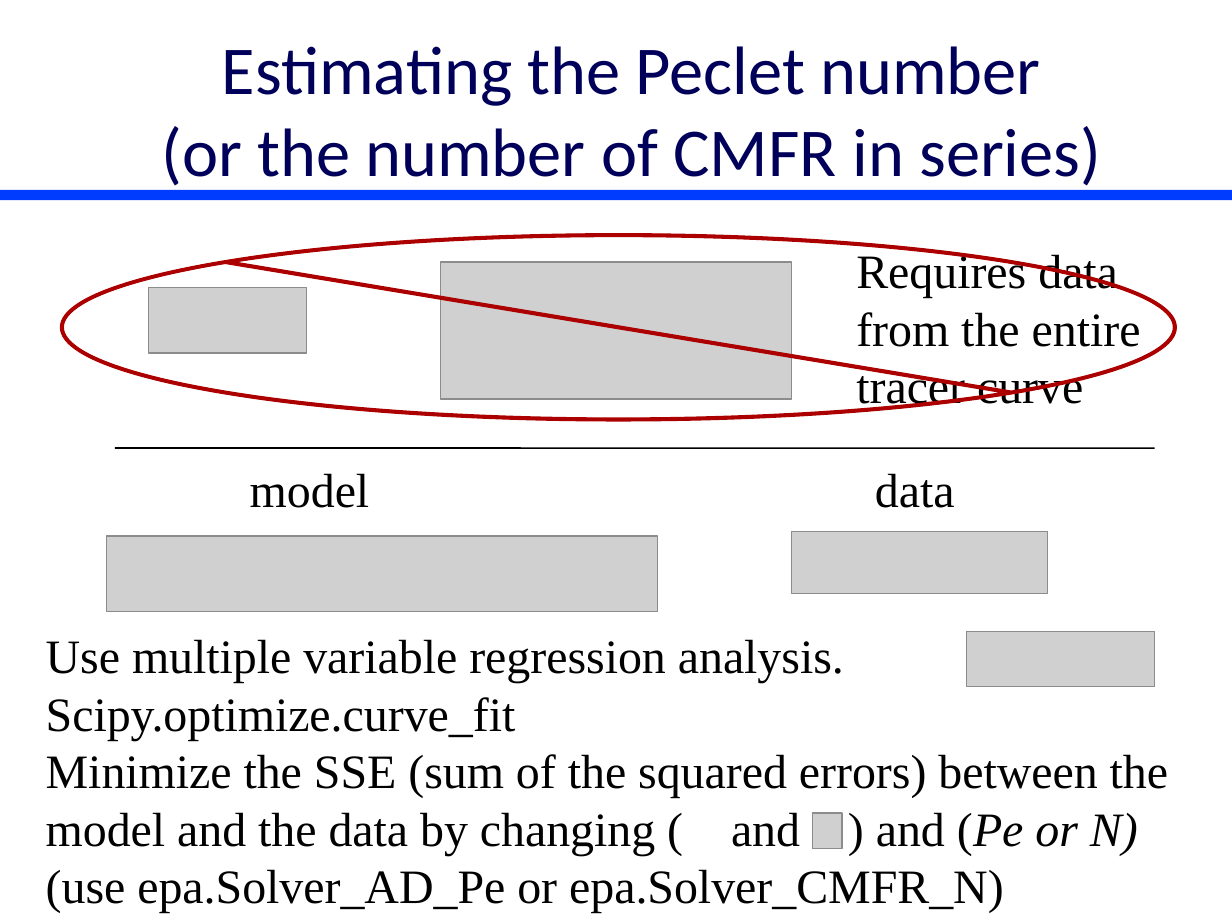
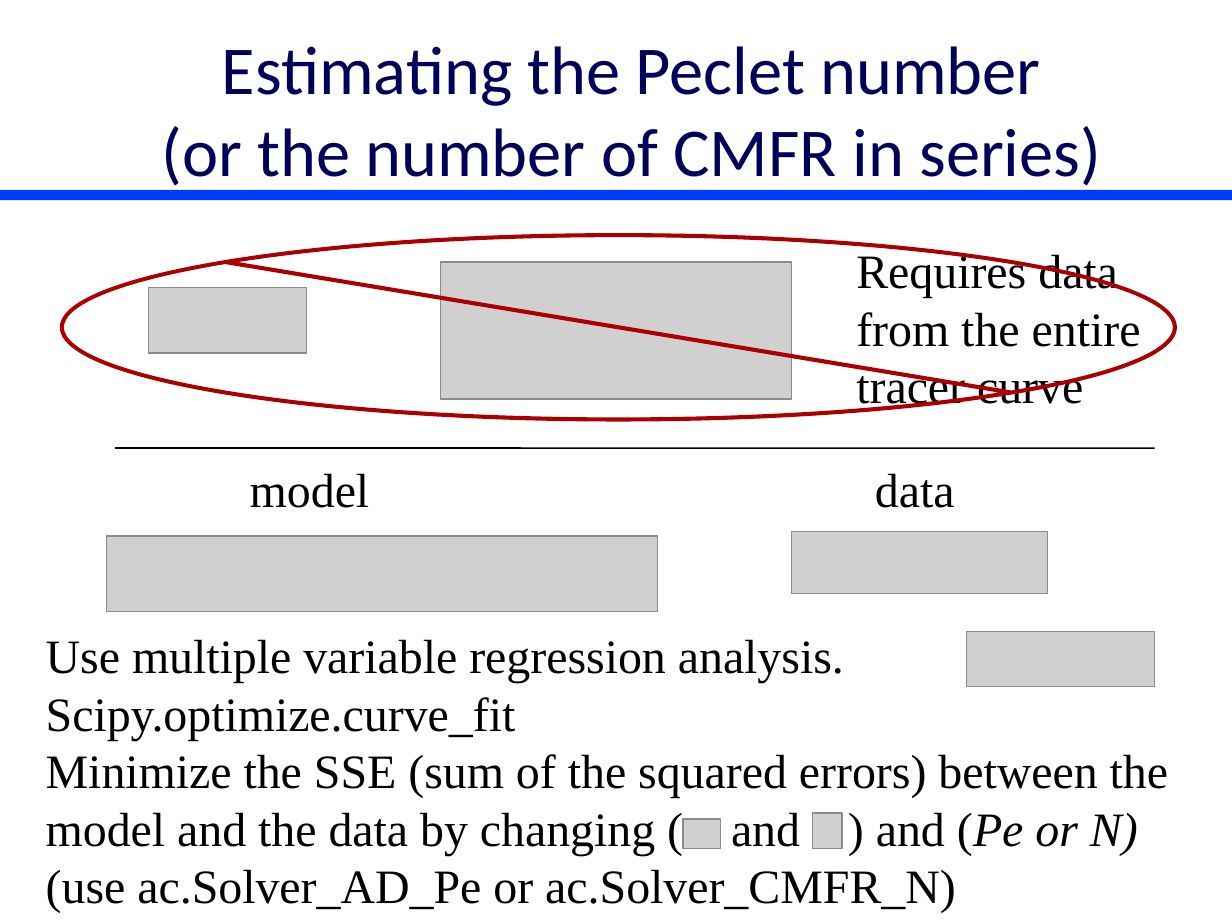
Before and after one commit to monroews/CEE4530, a slide deck: slide 36 of website/pptx/Reactor_Characteristics.pptx (slide 37 before the commit). Drawn at 1232x924 pixels with LibreOffice and Linux fonts; fonts in the diff are those of the drawing; grey boxes stand for pictures; background and template pictures are left out. Boxes give left, top, right and bottom in pixels: in the first picture for what was removed or moved away, otherwise in the second. Text is boxed around its words. In the diff, an @@ line names an element or a change of style, - is before the commit and + after.

```diff
--- a/website/pptx/Reactor_Characteristics.pptx
+++ b/website/pptx/Reactor_Characteristics.pptx
@@ text at box(46, 754, 1168, 913): text changed @@
-Minimize the SSE (sum of the squared errors) between the model and the data by changing ( and ) and (Pe or N) (use epa.Solver_AD_Pe or epa.Solver_CMFR_N)
+Minimize the SSE (sum of the squared errors) between the model and the data by changing ( and ) and (Pe or N) (use ac.Solver_AD_Pe or ac.Solver_CMFR_N)
@@ picture added at box(683, 819, 719, 849) @@
```
Also in this commit, not shown: 9 other slides changed, 1 slide removed, 2 other files.
